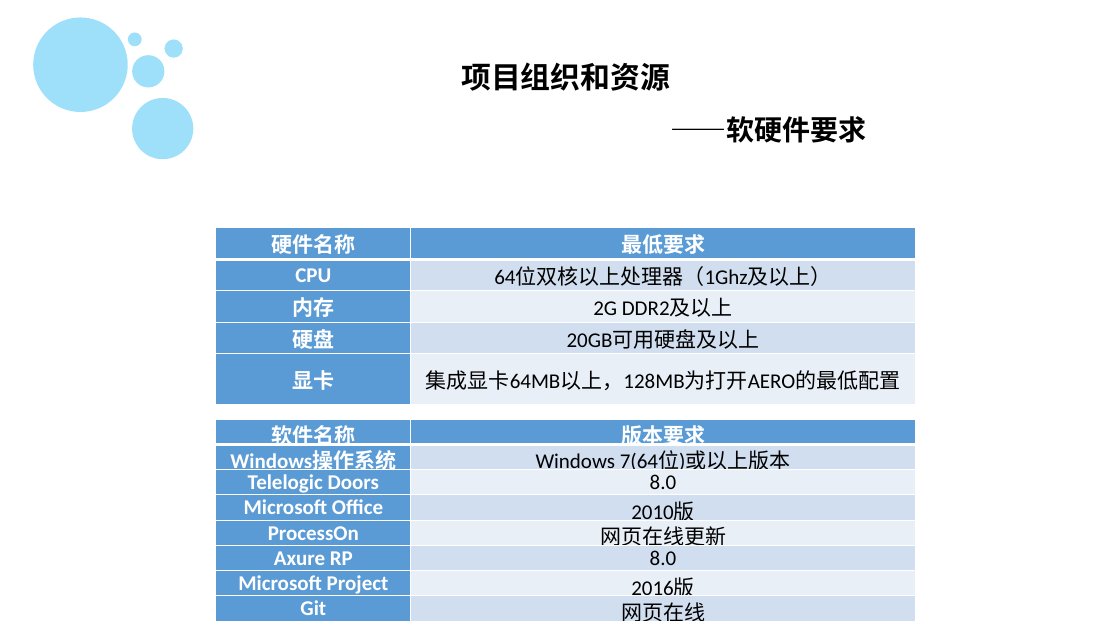
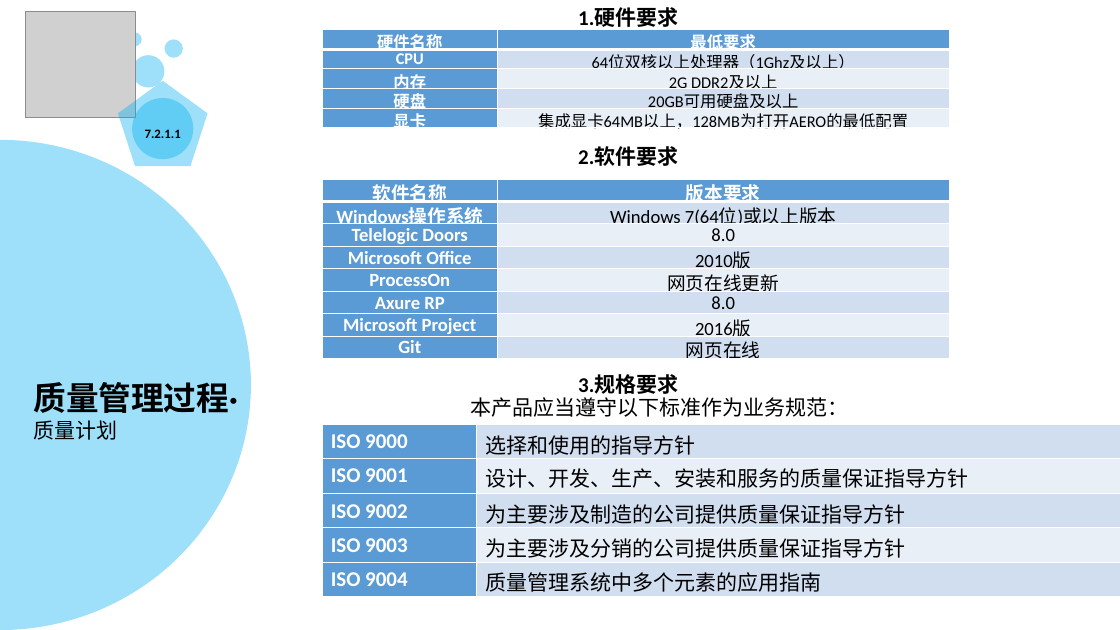
Before and after one commit to PRD2018-G13/PRD2018-G13-TeamProject, a slide deck: slide 46 of PRD2018-G13组项目/软件工程系列课程教学辅助网站/受控文档/分析设计/PRD2018-G13-项目里程碑.pptx (slide 52 before the commit). Drawn at 1120x630 pixels with LibreOffice and Linux fonts; fonts in the diff are those of the drawing; grey boxes stand for pictures; background and template pictures are left out. Boxes give left, top, right and bottom in pixels: in the first picture for what was removed or moved away, otherwise in the second. Text is boxed around its words. In the diff, an @@ line names an element or a change of style, - is before the commit and + after.

```diff
--- a/PRD2018-G13组项目/软件工程系列课程教学辅助网站/受控文档/分析设计/PRD2018-G13-项目里程碑.pptx
+++ b/PRD2018-G13组项目/软件工程系列课程教学辅助网站/受控文档/分析设计/PRD2018-G13-项目里程碑.pptx
@@ picture added at (25,11,135,117) @@
@@ ellipse removed at (34,18,128,112) @@
@@ table at (323,29,949,136) @@
@@ size 18 to 14 pt @@
@@ table: place and size @@
-table at (216,228,915,394)
+table at (323,29,949,136)
@@ text added at (578,8,678,32), 18 pt, text #000000, bold @@
+1.硬件要求
@@ pentagon added at (118,81,208,166), fill #00B0F0 at 38% opacity, 11 pt, text #000000, bold @@
+7.2.1.1
@@ text removed at (461,62,670,91) @@
-项目组织和资源
@@ pie slice (boxed as its full ellipse) added at (0,139,250,630), fill #00B0F0 at 38% opacity @@
@@ text at (578,147,678,166): text changed; size 24 to 18 pt @@
-——软硬件要求
+2.软件要求
@@ table at (323,179,949,367) @@
@@ size 18 to 16 pt @@
@@ table: place and size @@
-table at (216,419,915,629)
+table at (323,179,949,367)
@@ text added at (33,382,237,440), 28 pt, text #000000, bold @@
+质量管理过程·质量计划
@@ text added at (578,375,678,399), 18 pt, text #000000, bold @@
+3.规格要求
@@ text added at (471,397,849,417), 18 pt, text #000000 @@
+本产品应当遵守以下标准作为业务规范：
@@ table added at (323,424,1120,596), 5 rows, 2 columns @@
+ISO 9000 | 选择和使用的指导方针
+ISO 9001 | 设计、开发、生产、安装和服务的质量保证指导方针
+ISO 9002 | 为主要涉及制造的公司提供质量保证指导方针
+ISO 9003 | 为主要涉及分销的公司提供质量保证指导方针
+ISO 9004 | 质量管理系统中多个元素的应用指南
```
Also in this commit, not shown: 18 other slides changed, 59 slides added, 57 slides removed.
